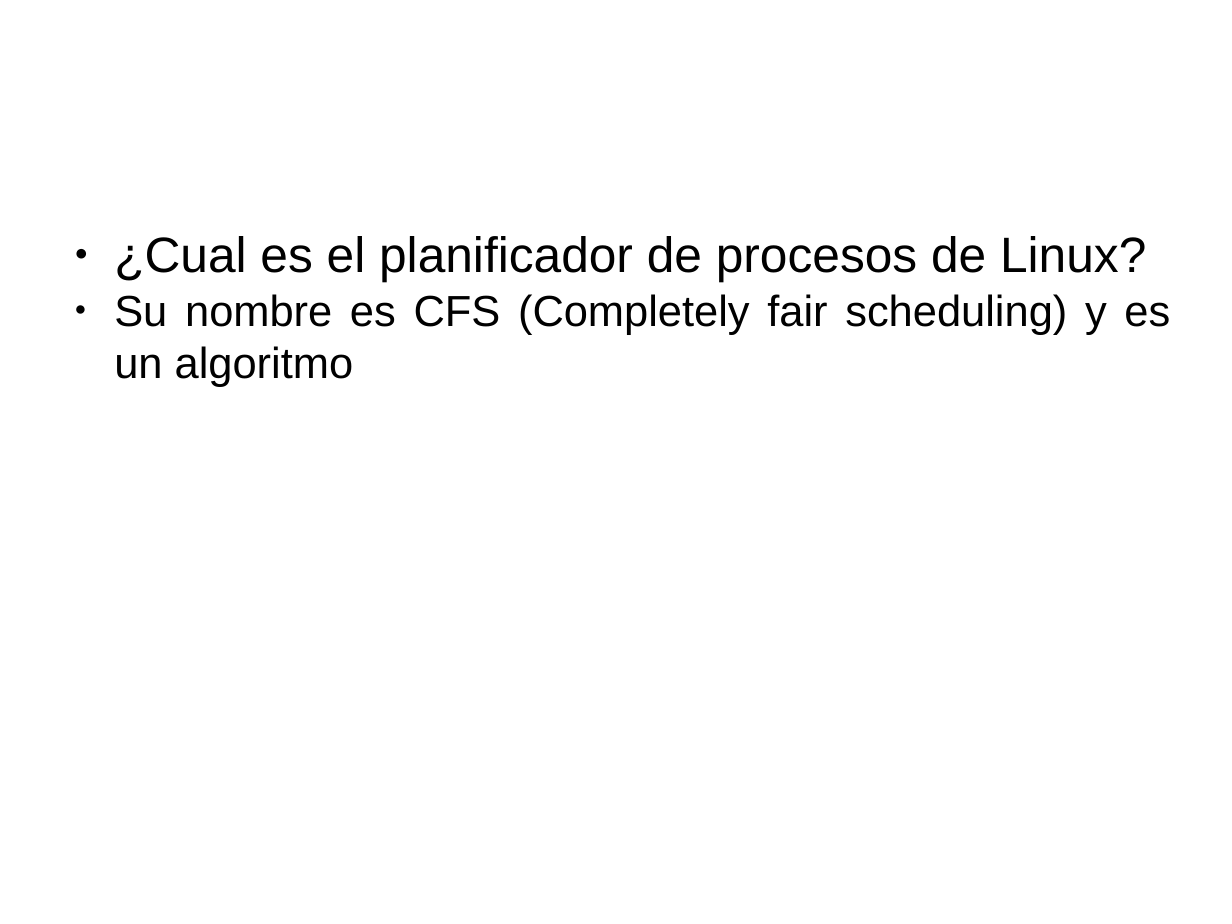
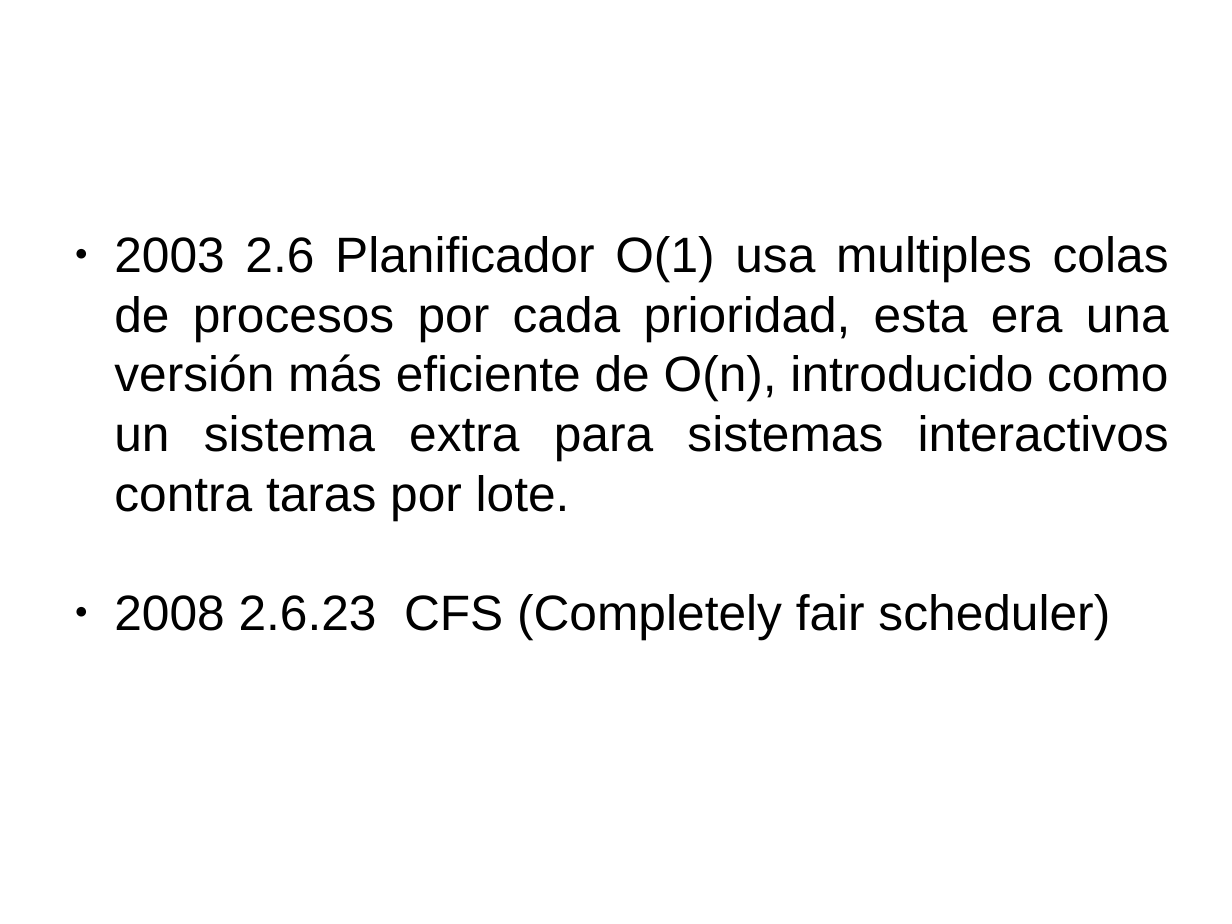
Before and after one commit to gwolf/clase-sistop-2017-01, a slide deck: slide 3 of exposiciones/planificadorCFS/planificadorCFS.pptx (slide 2 before the commit). Drawn at 1232x924 pixels with LibreOffice and Linux fonts; fonts in the diff are those of the drawing; background and template pictures are left out. Boxes give left, top, right and bottom in pixels: in the first picture for what was removed or moved away, otherwise in the second. Text is boxed around its words. In the diff, an @@ line names an element or a change of style, - is before the commit and + after.

```diff
--- a/exposiciones/planificadorCFS/planificadorCFS.pptx
+++ b/exposiciones/planificadorCFS/planificadorCFS.pptx
@@ text at <box>114,236,1169,639</box>: text changed; size 28 to 32 pt @@
-● ¿Cual es el planificador de procesos de Linux?
-● Su nombre es CFS (Completely fair scheduling) y es un algoritmo
+● 2003 2.6 Planificador O(1) usa multiples colas de procesos por cada prioridad, esta era una versión más eficiente de O(n), introducido como un sistema extra para sistemas interactivos contra taras por lote.
+● 2008 2.6.23 CFS (Completely fair scheduler)
```
Also in this commit, not shown: 2 other slides changed, 5 slides added, 1 slide removed.
